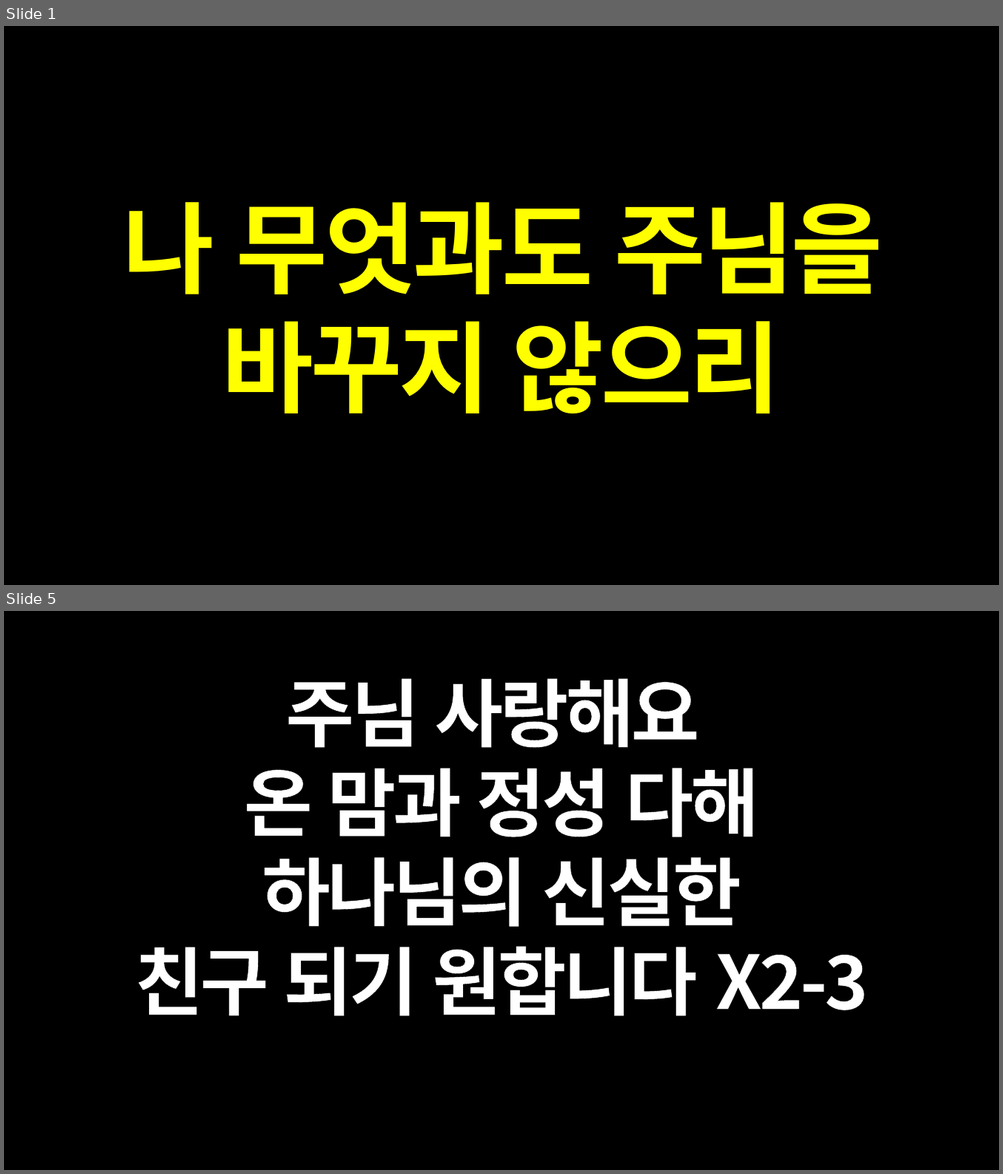
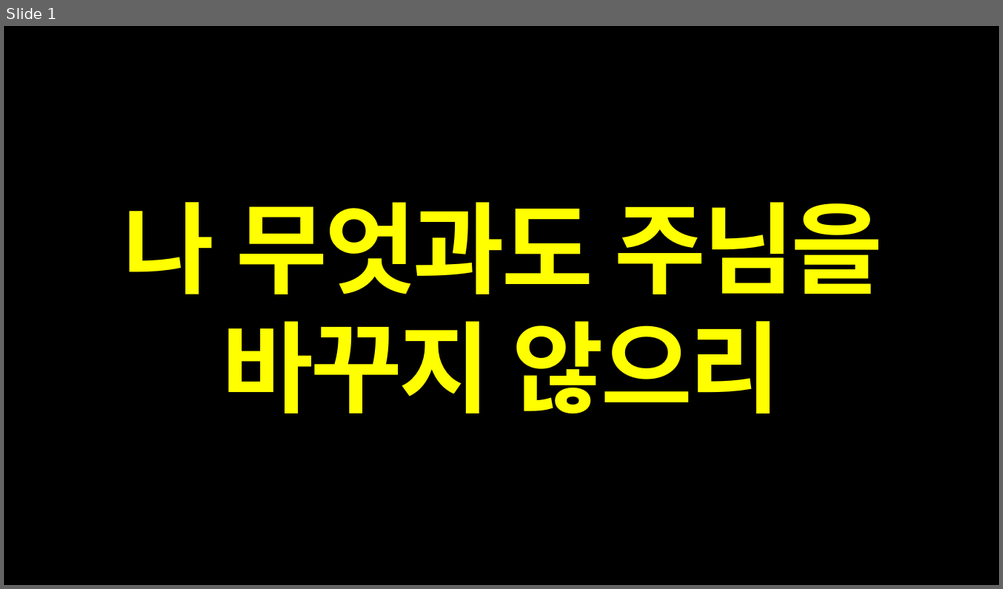
Before and after one commit to JohnHaan/lyrics-generator, a slide deck: songs/song-11/song.pptx. Shown one above the other, each under a label of ours: slides 1 and 5 before the commit, slide 1 after it; the slides between them are not shown. The pictures are 1003x1174 and 1003x589 pixels, drawn with LibreOffice and Linux fonts; fonts in the diff are those of the drawing. Boxes give left, top, right and bottom in pixels: in the first picture for what was removed or moved away, otherwise in the second. Text is boxed around its words. In the diff, an @@ line names an element or a change of style, - is before the commit and + after.

```diff
--- a/songs/song-11/song.pptx
+++ b/songs/song-11/song.pptx
@@ slide 5 removed at [4, 611, 999, 1170], background #000000 @@
@@ text removed at [134, 678, 868, 1017] @@
-주님 사랑해요
-온 맘과 정성 다해
-하나님의 신실한
-친구 되기 원합니다 X2-3
```
Also in this commit, not shown: 3 slides changed, 1 other file.
